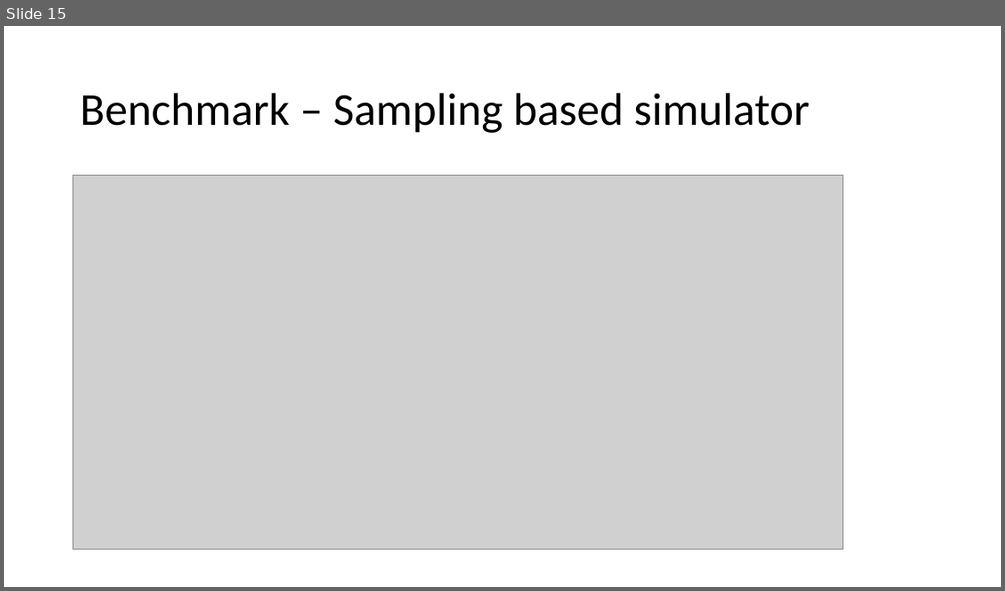
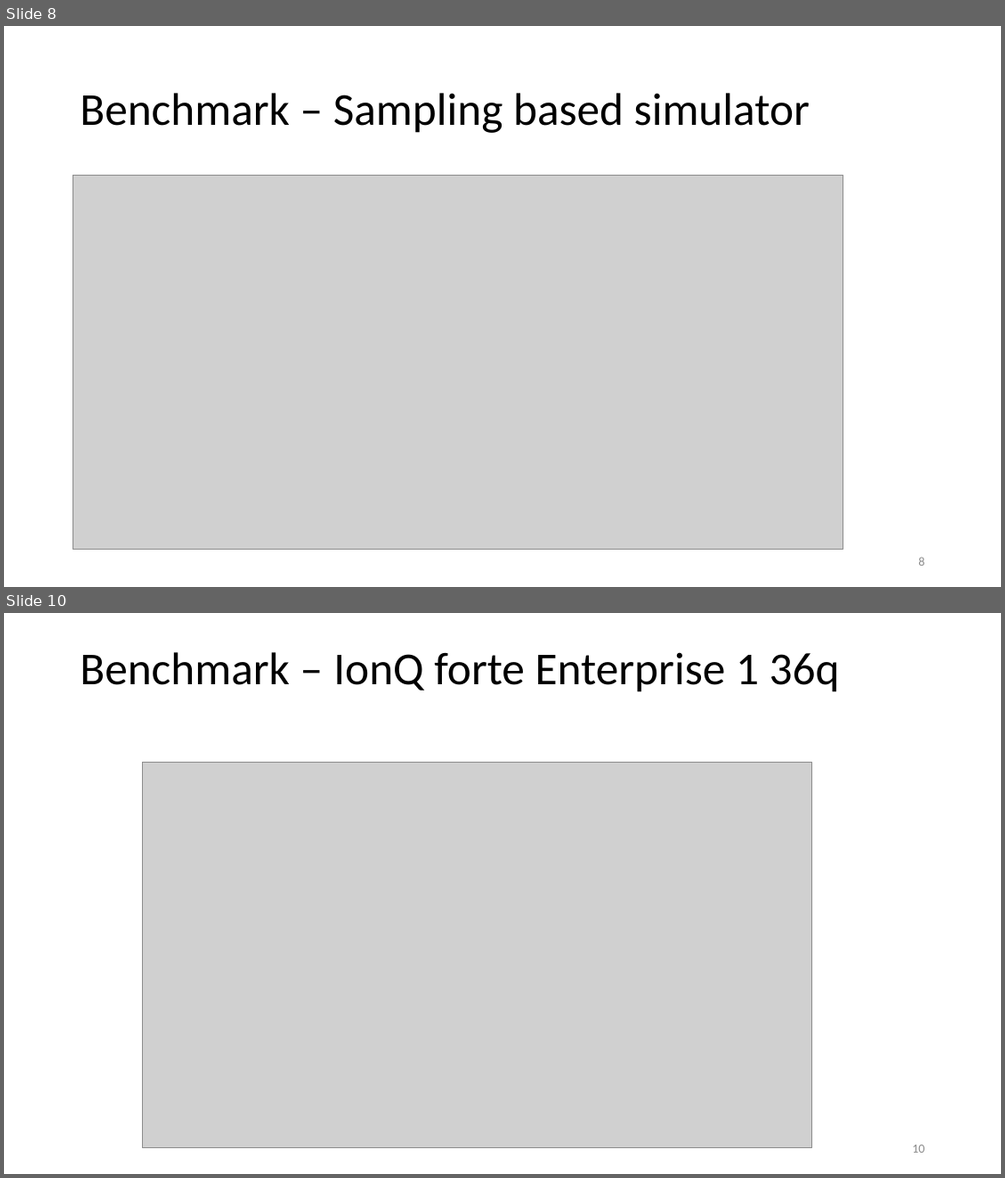
Before and after one commit to GB102/QLINK_drug_potency, a slide deck: Results_Presentation.pptx. Shown one above the other, each under a label of ours: slide 15 before the commit, slides 8 and 10 after it; the slides between them are not shown. The pictures are 1005x591 and 1005x1178 pixels, drawn with LibreOffice and Linux fonts; fonts in the diff are those of the drawing; grey boxes stand for pictures. Boxes give left, top, right and bottom in pixels: in the first picture for what was removed or moved away, otherwise in the second. Text is boxed around its words. In the diff, an @@ line names an element or a change of style, - is before the commit and + after.

```diff
--- a/Results_Presentation.pptx
+++ b/Results_Presentation.pptx
@@ slide 10 added at bbox=[4, 613, 1001, 1174], background #FFFFFF @@
@@ title added at bbox=[80, 652, 840, 692], 44 pt, text #000000 @@
+Benchmark – IonQ forte Enterprise 1 36q
@@ picture added at bbox=[142, 763, 811, 1148] @@
@@ page number added at bbox=[912, 1144, 924, 1152], 12 pt, text #8C8C8C @@
+10
@@ what was slide 15 is now slide 8 @@
@@ slide 8 changed as well @@
@@ page number added at bbox=[918, 556, 924, 565], 12 pt, text #8C8C8C @@
+8
```
Also in this commit, not shown: 14 other slides changed, 9 other slides added, 1 slide removed, 5 other files.
